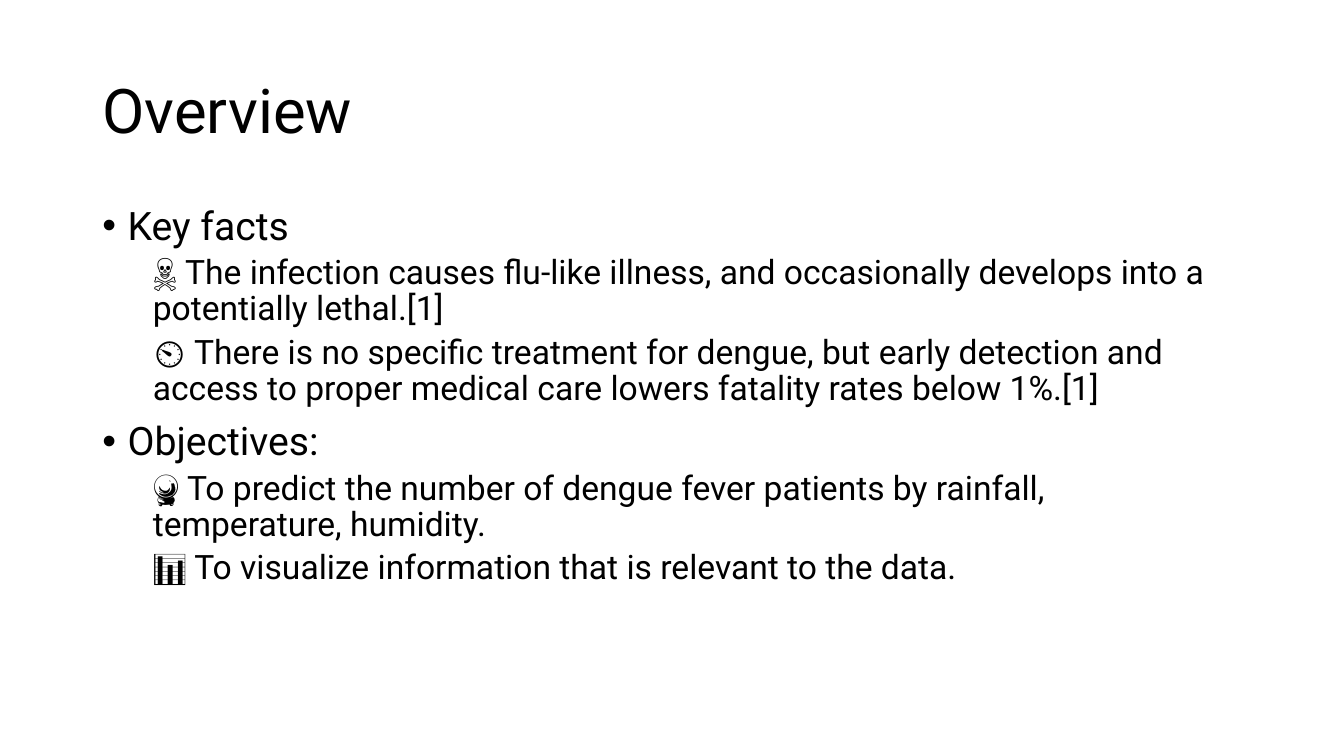
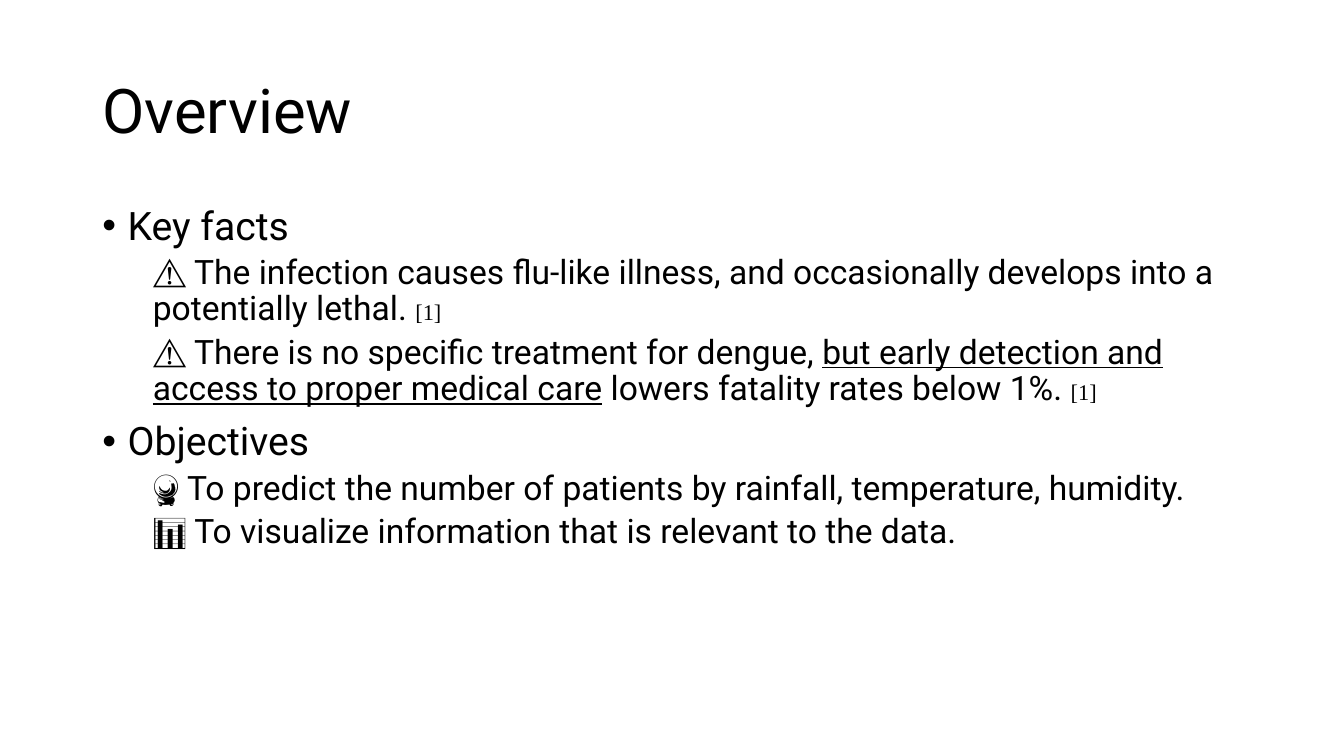
Before and after one commit to Phophism/python_project, a slide deck: slide 2 of Presentation.pptx. Drawn at 1344x756 pixels with LibreOffice and Linux fonts; fonts in the diff are those of the drawing. Boxes give left, top, right and bottom in pixels: in the first picture for what was removed or moved away, otherwise in the second. Text is boxed around its words. In the diff, an @@ line names an element or a change of style, - is before the commit and + after.

Commit message:
Update presentation slide

```diff
--- a/Presentation.pptx
+++ b/Presentation.pptx
@@ text at [128,258,1213,507]: text changed @@
-  ☠ The infection causes flu-like illness, and occasionally develops into a potentially lethal.[1]
-  ⏲ There is no specific treatment for dengue, but early detection and access to proper medical care lowers fatality rates below 1%.[1]
-• Objectives:
-  🔮 To predict the number of dengue fever patients by rainfall, temperature, humidity.
+  ⚠ The infection causes flu-like illness, and occasionally develops into a potentially lethal. [1]
+  ⚠ There is no specific treatment for dengue, but early detection and access to proper medical care lowers fatality rates below 1%. [1]
+• Objectives
+  🔮 To predict the number of patients by rainfall, temperature, humidity.
```
Also in this commit, not shown: 6 other slides changed, 10 slides added.
